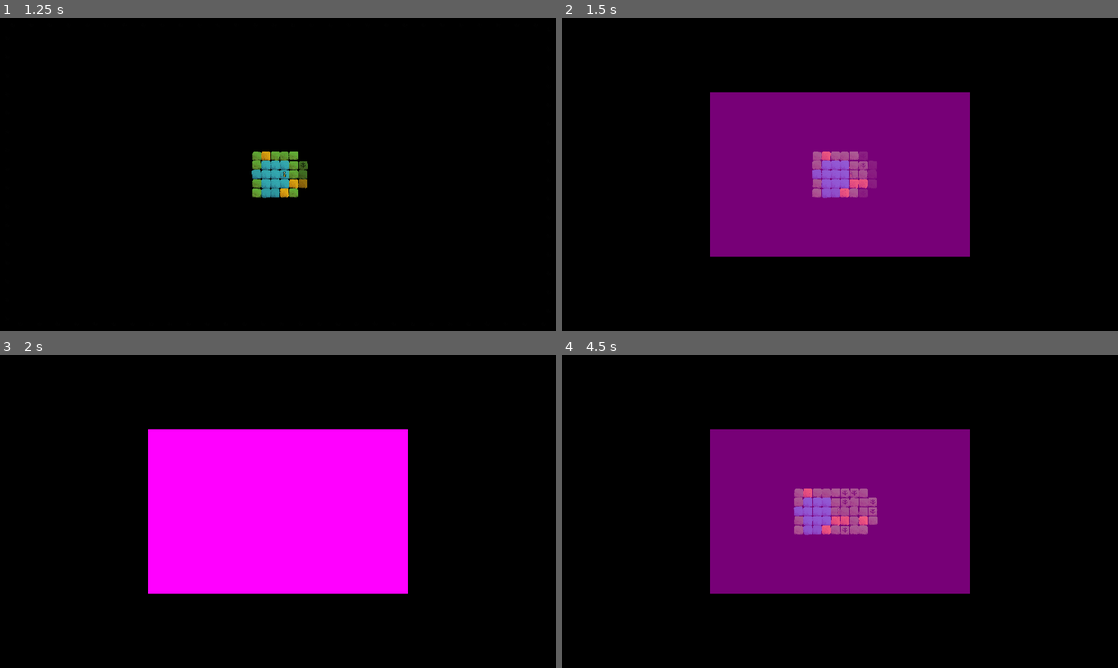
Above: before the commit, frames 1-4 (two rows, left to right).
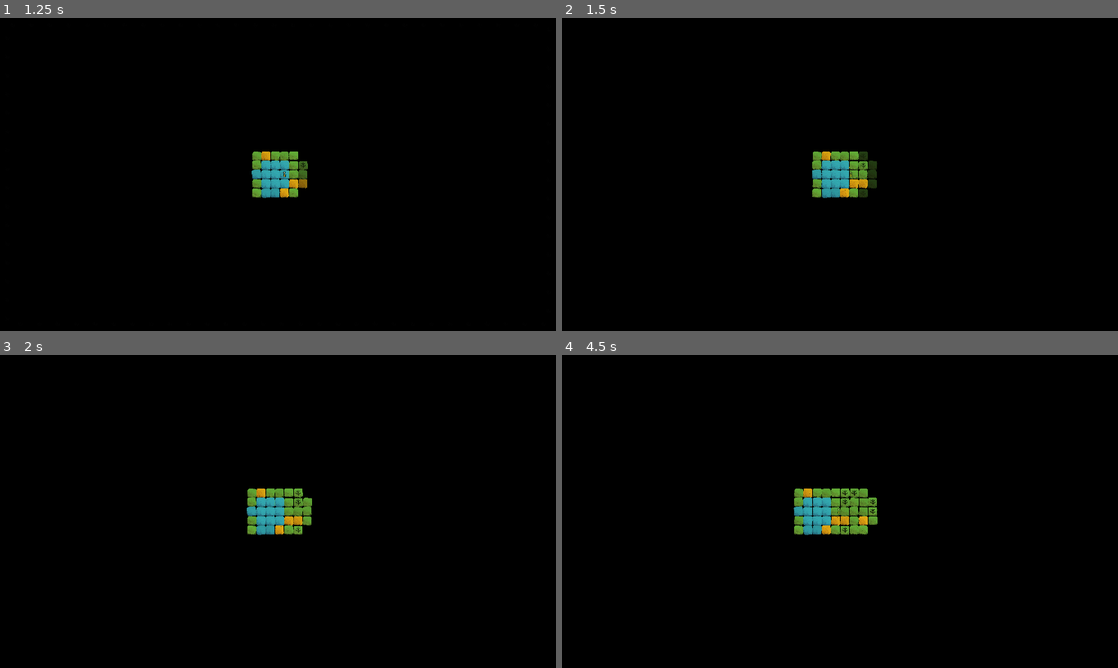
Above: after the commit, the same moments.

Repository: arrayewhy/Worlds
Game: Godot game, scene res://Scenes/Main.tscn
Same seed, same stepped clock (60 frames per second), same inputs: the game is played once before the commit and once after it.
Inputs (mouse positions are in pixels of both pictures, inside the frame that each line leads up to):
- Up to frame 1 (1.25 s): tap Enter (Enter) at 0.5, 0.6 s; move the mouse to (400, 158) at 0.52 s; hold D (Right) from 0.53 s (still down); click (400, 158) at 0.67 s
- Up to frame 2 (1.5 s): release D (Right) at 1.25 s; drag from (728, 190) to (812, 237) at 1.27 s
- Up to frame 3 (2 s): no input
- Up to frame 4 (4.5 s): move the mouse to (895, 442) at 2.02 s; hold D (Right) 2.03-2.75 s; hold ` (Tilde) 2.03-2.75 s; drag from (812, 574) to (673, 464) at 2.77 s; move the mouse to (1006, 558) at 3.52 s; hold A (Left) 3.53-4.25 s; tap O at 3.6 s; drag from (673, 464) to (756, 433) at 4.27 s

Frame 1 is identical in both runs. In frame 2, 25% of the frame differs, in the area x 26-74%, y 23-77%; in frame 3, 25%; in frame 4, 25%.

Commit message:
# HOTFIX [Melding issue where the disabled biome gets deleted mid Fade]

Diff:
--- a/worlds/Scenes/Main.tscn
+++ b/worlds/Scenes/Main.tscn
@@ -157,6 +157,10 @@
 
 func _ready() -> void:
 
+	if !player:
+		set_process(false);
+		return;
+
 	color.a = 0;
 
 	player.EnterInteraction.connect(On_EnterInteraction);
@@ -367,10 +371,11 @@
 biomeHolder = NodePath("../../Biome-Holder")
 
 [node name="CanvasLayer" type="CanvasLayer" parent="."]
-
-[node name="ColorRect" type="ColorRect" parent="CanvasLayer" node_paths=PackedStringArray("player")]
+visible = false
+
+[node name="ColorRect" type="ColorRect" parent="CanvasLayer"]
 z_index = 1
-anchors_preset = -1
+anchors_preset = 15
 anchor_right = 1.0
 anchor_bottom = 1.0
 offset_left = 512.0
@@ -381,4 +386,3 @@
 grow_vertical = 2
 color = Color(1, 0, 1, 1)
 script = SubResource("GDScript_s5h60")
-player = NodePath("../../Player")
--- a/worlds/Scripts/Biomes/Biome.gd
+++ b/worlds/Scripts/Biomes/Biome.gd
@@ -67,8 +67,11 @@
 
 			if !Biome_Master.Surrounding_Biomes(gridPos, 1, true).has(Biome_Master.Type.Water):
 				MultiFader.FadeTo_Trans(biomeSprite);
-				World.TimeTick.connect(On_TimeTick_QueueFree);
 				Biome_Master.SpawnBiome(gridPos, Biome_Master.RandomBiomeType_Land(), get_parent(), Interaction_Master.Type.NULL);
+				# HOTFIX
+				await get_tree().create_timer(2).timeout;
+				queue_free();
+				#World.TimeTick.connect(On_TimeTick_QueueFree);
 
 			#else: # PRETTY WATER DEPTHS (Refer to Notes)
 				#biomeSprite.modulate.a = 0.25; # PRETTY WATER DEPTHS (Refer to Notes)
@@ -80,14 +83,17 @@
 				return;
 
 			MultiFader.FadeTo_Trans(biomeSprite);
-			World.TimeTick.connect(On_TimeTick_QueueFree);
 			Biome_Master.SpawnBiome(gridPos, Biome_Master.Type.Water, get_parent(), Interaction_Master.Type.NULL);
+			# HOTFIX
+			await get_tree().create_timer(2).timeout;
+			queue_free();
+			#World.TimeTick.connect(On_TimeTick_QueueFree);
 
 	World.TimeTick.disconnect(On_TimeTick);
 
-func On_TimeTick_QueueFree() -> void:
-	World.TimeTick.disconnect(On_TimeTick_QueueFree);
-	queue_free();
+#func On_TimeTick_QueueFree() -> void:
+	#World.TimeTick.disconnect(On_TimeTick_QueueFree);
+	#queue_free();
 
 # Functions: Biome Type ----------------------------------------------------------------------------------------------------
 
Not shown, changed: worlds/Misc/Notes.txt
